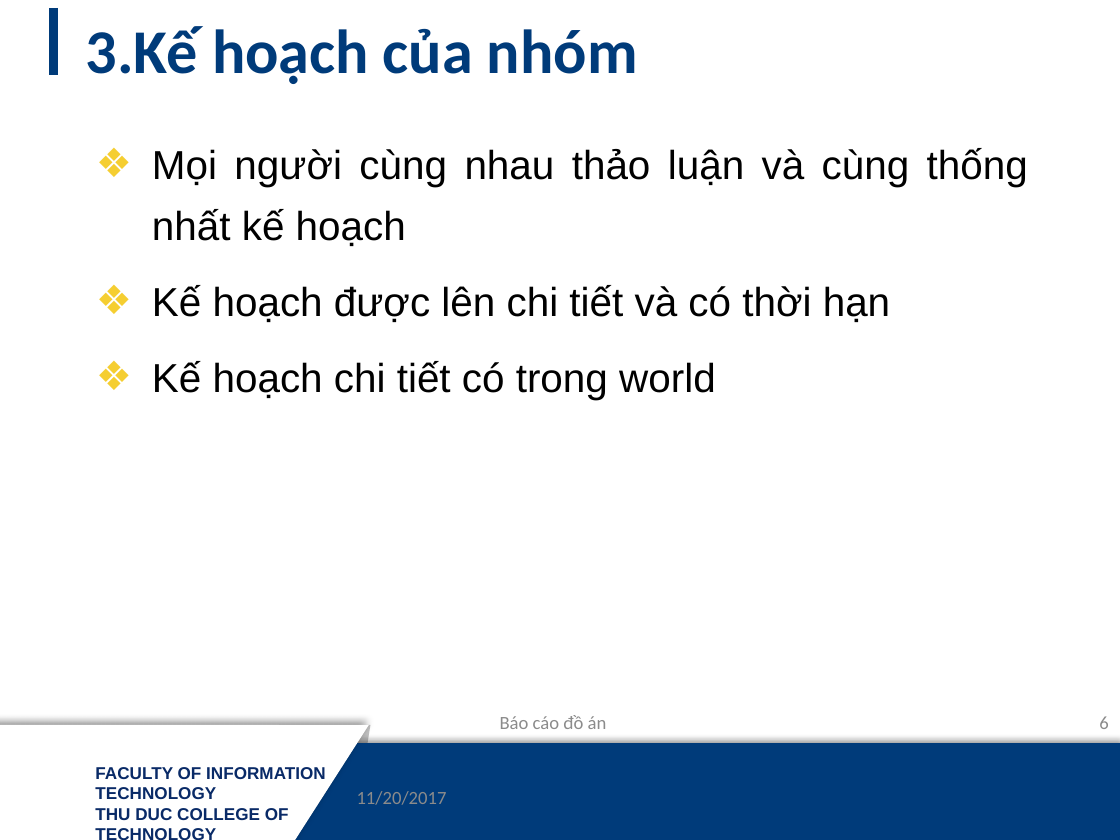
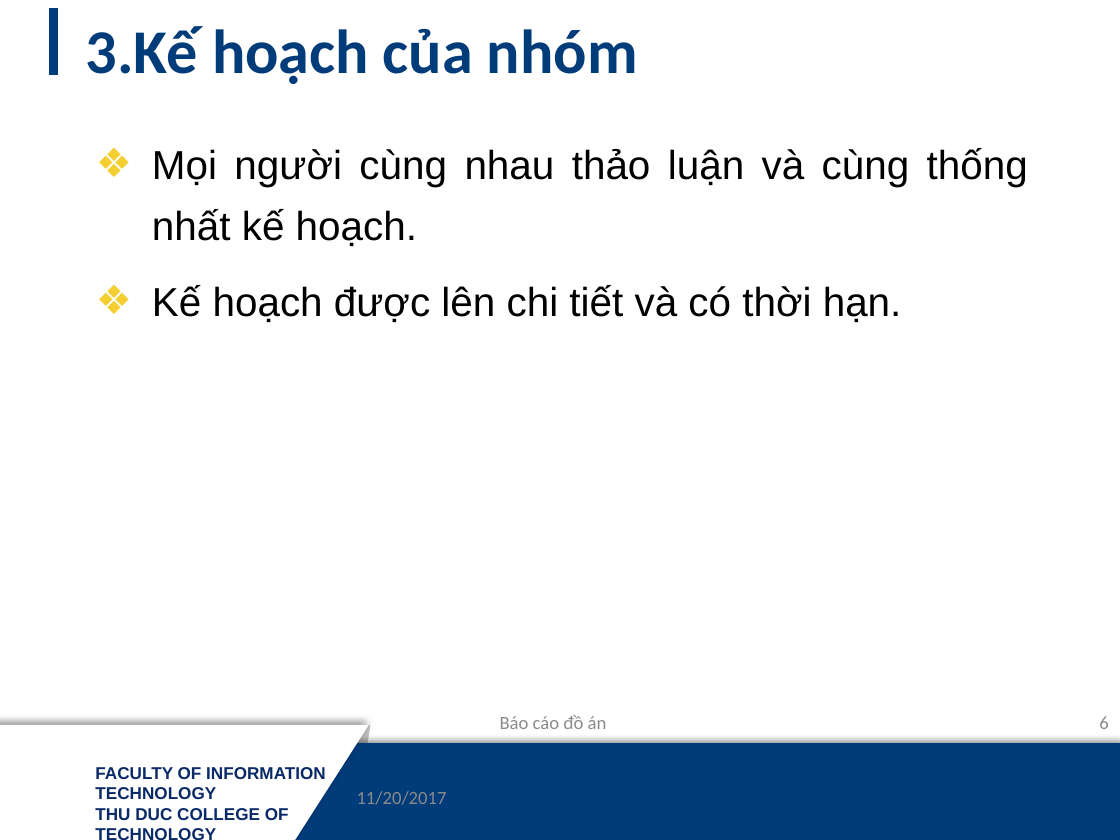
Before and after one commit to mynameissss/NM03_NHOM7, a slide deck: slide 6 of Báo-cáo-đồ-án.pptx. Drawn at 1120x840 pixels with LibreOffice and Linux fonts; fonts in the diff are those of the drawing; background and template pictures are left out. Boxes give left, top, right and bottom in pixels: in the first picture for what was removed or moved away, otherwise in the second. Text is boxed around its words. In the diff, an @@ line names an element or a change of style, - is before the commit and + after.

```diff
--- a/Báo-cáo-đồ-án.pptx
+++ b/Báo-cáo-đồ-án.pptx
@@ text at (x1=152, y1=148, x2=1028, y2=322): text changed @@
-❖ Mọi người cùng nhau thảo luận và cùng thống nhất kế hoạch
-❖ Kế hoạch được lên chi tiết và có thời hạn
-❖ Kế hoạch chi tiết có trong world
+❖ Mọi người cùng nhau thảo luận và cùng thống nhất kế hoạch.
+❖ Kế hoạch được lên chi tiết và có thời hạn.
```
Also in this commit, not shown: 7 other slides changed, 1 slide added, 1 slide removed, 1 other file.
